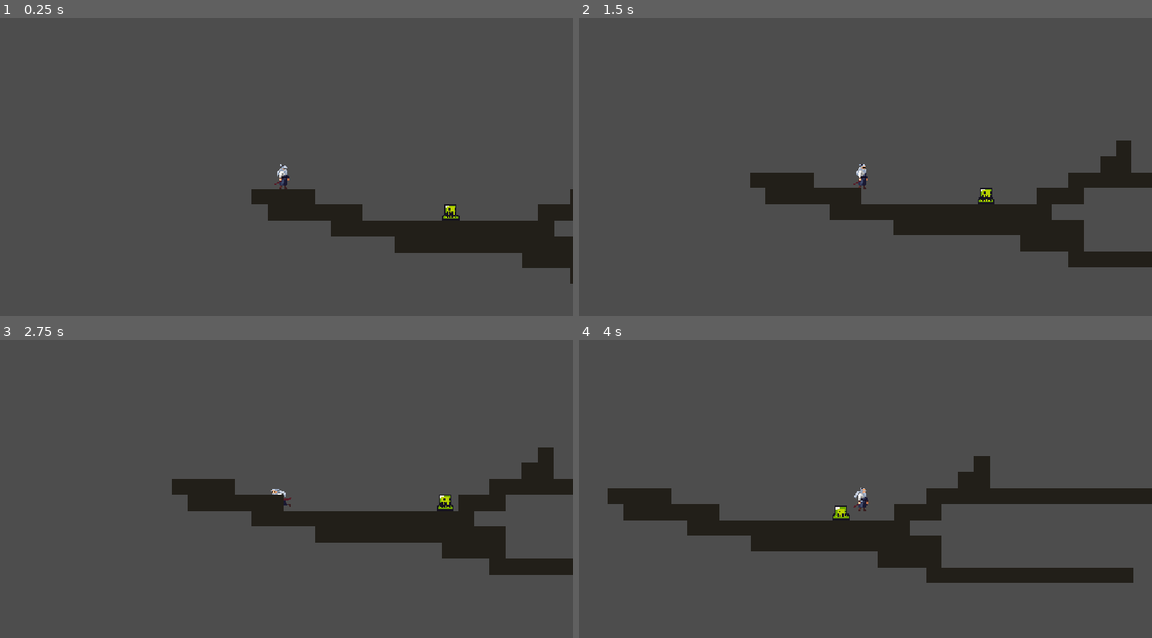
Above: before the commit, frames 1-4 (two rows, left to right).
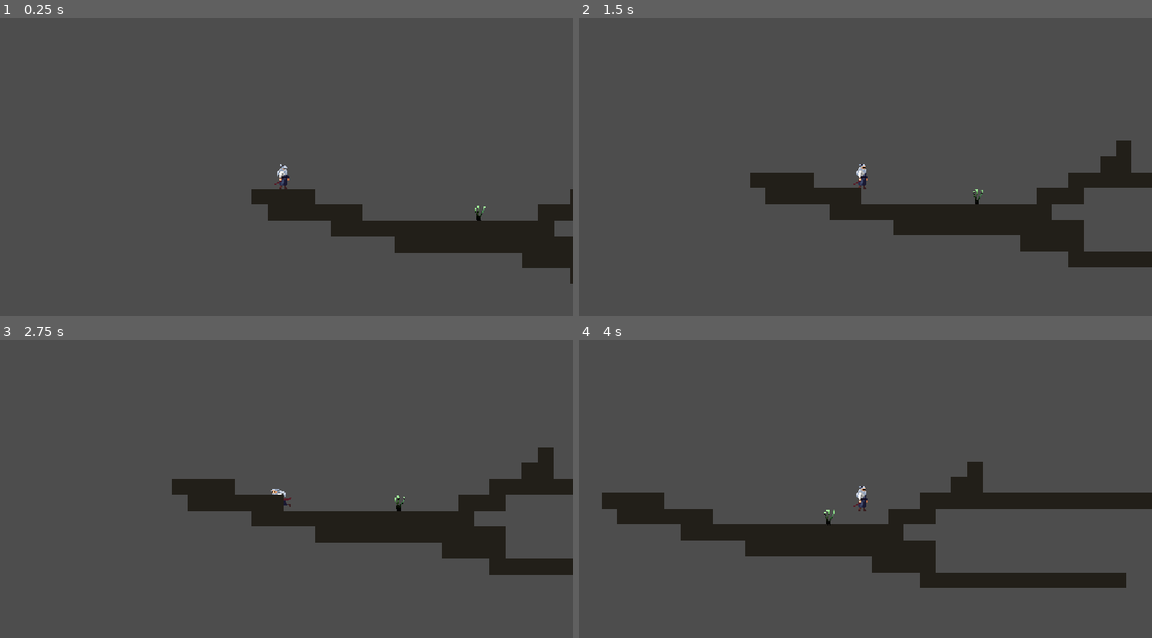
Above: after the commit, the same moments.

Repository: prayaashh/Gameeee
Game: Godot game, scene res://scenes/game.tscn
Two runs of this game, one before a commit and one after it. Both use one fixed random seed, a clock stepped at 60 frames per second and the inputs below.
Inputs:
- Up to frame 1 (0.25 s): no input
- Up to frame 2 (1.5 s): hold Space (attack) 0.53-1.28 s; hold Right (move_right) from 0.53 s (still down); tap Up (jump) at 0.77 s; tap E (interact) at 0.8, 1.35 s
- Up to frame 3 (2.75 s): tap Up (jump) at 1.52 s; tap Space (attack) at 1.55 s; release Right (move_right) at 2.03 s; hold Left (move_left) from 2.03 s (still down); hold Space (attack) from 2.03 s (still down); tap E (interact) at 2.3 s
- Up to frame 4 (4 s): release Left (move_left) at 2.78 s; release Space (attack) at 2.78 s; hold Right (move_right) from 2.78 s (still down); tap D (dash) at 2.85 s; tap Up (jump) at 3.02, 3.77 s; tap Space (attack) at 3.05 s; hold E (interact) from 3.53 s (still down)

The runs differ from the first frame. In frame 1, 0.2% of the frame differs, in the area x 77-85%, y 62-69%; in frame 2, 0.2%; in frame 3, 0.2%; in frame 4, 5.3%, in the area x 4-100%, y 38-84%.

Commit message:
added npc interaction
still broken. have to fix.

Diff:
--- a/project.godot
+++ b/project.godot
@@ -18,6 +18,11 @@
 run/main_scene="uid://e3mjp80eiv4e"
 config/features=PackedStringArray("4.7", "Forward Plus")
 config/icon="res://icon.svg"
+
+[autoload]
+
+GameState="*uid://bj5f33jqx7bbd"
+Dialogue="*uid://cesdcdyru10js"
 
 [display]
 
@@ -61,6 +66,11 @@
 "events": [Object(InputEventKey,"resource_local_to_scene":false,"resource_name":"","device":-1,"window_id":0,"alt_press …(191 unchanged characters)…
 ]
 }
+esc={
+"deadzone": 0.2,
+"events": [Object(InputEventKey,"resource_local_to_scene":false,"resource_name":"","device":-1,"window_id":0,"alt_pressed":false,"shift_pressed":false,"ctrl_pressed":false,"meta_pressed":false,"pressed":false,"keycode":0,"physical_keycode":4194305,"key_label":0,"unicode":0,"location":0,"echo":false,"script":null)
+]
+}
 
 [layer_names]
 
--- /dev/null
+++ b/scenes/dialogue.tscn
@@ -0,0 +1,22 @@
+[gd_scene format=3 uid="uid://cesdcdyru10js"]
+
+[ext_resource type="Script" uid="uid://5qgcgt3vrsgt" path="res://scripts/autoload/dialogue.gd" id="1_jwyou"]
+
+[node name="Dialogue" type="CanvasLayer" unique_id=1589216622]
+script = ExtResource("1_jwyou")
+
+[node name="Panel" type="PanelContainer" parent="." unique_id=1694159951]
+offset_right = 40.0
+offset_bottom = 40.0
+
+[node name="VBoxContainer" type="VBoxContainer" parent="Panel" unique_id=1103689447]
+layout_mode = 2
+
+[node name="NameLabel" type="Label" parent="Panel/VBoxContainer" unique_id=898113825]
+layout_mode = 2
+
+[node name="TextLabel" type="RichTextLabel" parent="Panel/VBoxContainer" unique_id=913278987]
+layout_mode = 2
+
+[node name="ChoiceBox" type="HBoxContainer" parent="Panel/VBoxContainer" unique_id=1432070654]
+layout_mode = 2
--- a/scenes/enemy.tscn
+++ b/scenes/enemy.tscn
@@ -120,4 +120,5 @@
 
 [node name="Death" type="Node" parent="StateMachine" unique_id=1826594282]
 script = ExtResource("8_otmr2")
+death_time = 0.0
 metadata/_custom_type_script = "uid://bunco4vcoitae"
--- a/scenes/game.tscn
+++ b/scenes/game.tscn
@@ -3,6 +3,7 @@
 [ext_resource type="PackedScene" uid="uid://ce7eb4e2ufp4f" path="res://scenes/player.tscn" id="1_uwrxv"]
 [ext_resource type="PackedScene" uid="uid://c4akv5ilf6lkj" path="res://scenes/tile_map.tscn" id="2_yqjtg"]
 [ext_resource type="PackedScene" uid="uid://dby74y8lq45rq" path="res://scenes/enemy.tscn" id="3_lnu2h"]
+[ext_resource type="PackedScene" uid="uid://buloxfco1r84r" path="res://scenes/npc.tscn" id="4_lbhrr"]
 
 [node name="game" type="Node2D" unique_id=1132625164]
 
@@ -14,8 +15,8 @@
 [node name="TileMap" parent="." unique_id=65298574 instance=ExtResource("2_yqjtg")]
 layer_0/tile_data = PackedInt32Array(131071, 65537, 1, 65536, 65537, 1, 65537, 65537, 1, 65538, 65537, 1, 131075, 65537 …(1502 unchanged characters)…
 
-[node name="enemy" parent="." unique_id=577694641 instance=ExtResource("3_lnu2h")]
-position = Vector2(353, 66)
-
 [node name="enemy2" parent="." unique_id=736087676 instance=ExtResource("3_lnu2h")]
 position = Vector2(1315, 22)
+
+[node name="NPC" parent="." unique_id=1255174449 instance=ExtResource("4_lbhrr")]
+position = Vector2(421, 80)
--- /dev/null
+++ b/scenes/npc.tscn
@@ -0,0 +1,39 @@
+[gd_scene format=3 uid="uid://buloxfco1r84r"]
+
+[ext_resource type="Script" uid="uid://jg8ip6bkyltr" path="res://scripts/npc_scripts/npc.gd" id="1_nh2m4"]
+[ext_resource type="Texture2D" uid="uid://c5j31brbb2xos" path="res://assets/Sprites/Plant5_00000.png" id="2_abqhh"]
+
+[sub_resource type="SpriteFrames" id="SpriteFrames_abqhh"]
+animations = [{
+"frames": [{
+"duration": 1.0,
+"texture": ExtResource("2_abqhh")
+}],
+"loop": 1,
+"name": &"default",
+"speed": 5.0
+}]
+
+[sub_resource type="RectangleShape2D" id="RectangleShape2D_rv78h"]
+size = Vector2(160.5, 64.5)
+
+[node name="NPC" type="Node2D" unique_id=1255174449]
+script = ExtResource("1_nh2m4")
+
+[node name="AnimatedSprite2D" type="AnimatedSprite2D" parent="." unique_id=253022725]
+position = Vector2(4, 2.0000076)
+scale = Vector2(0.087890655, 0.06835934)
+sprite_frames = SubResource("SpriteFrames_abqhh")
+
+[node name="InteractZone" type="Area2D" parent="." unique_id=744824699]
+collision_layer = 0
+
+[node name="CollisionShape2D" type="CollisionShape2D" parent="InteractZone" unique_id=1739214973]
+position = Vector2(3, -5)
+shape = SubResource("RectangleShape2D_rv78h")
+
+[node name="Prompt" type="Label" parent="." unique_id=764784531]
+offset_left = -20.0
+offset_top = -58.0
+offset_right = 27.0
+offset_bottom = 87.0
--- a/scenes/player.tscn
+++ b/scenes/player.tscn
@@ -12,6 +12,7 @@
 [ext_resource type="Script" uid="uid://cpuhvrnhto8kr" path="res://scripts/player_scripts/fall.gd" id="8_y4r1p"]
 [ext_resource type="Script" uid="uid://b1r6o3ywrefwl" path="res://scripts/player_scripts/attack.gd" id="9_3v2ag"]
 [ext_resource type="Script" uid="uid://c4ms4w1aar7ci" path="res://scripts/player_scripts/hurt.gd" id="12_3v2ag"]
+[ext_resource type="Script" uid="uid://bgsfu3cuomndi" path="res://scripts/player_scripts/talk.gd" id="13_jej6c"]
 
 [sub_resource type="AtlasTexture" id="AtlasTexture_f1ej7"]
 atlas = ExtResource("3_d2wvv")
@@ -513,7 +514,7 @@
 height = 38.0
 
 [sub_resource type="RectangleShape2D" id="RectangleShape2D_xhi7u"]
-size = Vector2(43, 31)
+size = Vector2(51.5, 31)
 
 [node name="player" type="CharacterBody2D" unique_id=441232831]
 collision_mask = 2
@@ -535,7 +536,7 @@
 collision_mask = 4
 
 [node name="CollisionShape2D" type="CollisionShape2D" parent="AttackHitbox" unique_id=392024344]
-position = Vector2(15, 0)
+position = Vector2(19.25, 0)
 shape = SubResource("RectangleShape2D_xhi7u")
 
 [node name="StateMachine" type="Node" parent="." unique_id=1735366348 node_paths=PackedStringArray("actor", "initial_state")]
@@ -570,3 +571,7 @@
 [node name="Hurt" type="Node" parent="StateMachine" unique_id=1898077519]
 script = ExtResource("12_3v2ag")
 metadata/_custom_type_script = "uid://85t1c260hdhe"
+
+[node name="Talk" type="Node" parent="StateMachine" unique_id=1487387326]
+script = ExtResource("13_jej6c")
+metadata/_custom_type_script = "uid://85t1c260hdhe"
--- /dev/null
+++ b/scripts/autoload/dialogue.gd
@@ -0,0 +1,88 @@
+extends CanvasLayer
+
+signal closed
+signal _step(value: int)      # -1 = cancelled, 0 = advance, 0+ = chosen option
+
+@export var chars_per_second := 40.0
+
+@onready var panel: Control = $Panel
+@onready var name_label: Label = $Panel/VBoxContainer/NameLabel
+@onready var text_label: RichTextLabel = $Panel/VBoxContainer/TextLabel
+@onready var choice_box: HBoxContainer = $Panel/VBoxContainer/ChoiceBox
+
+var active := false
+var choosing := false
+var tween: Tween
+
+func _ready() -> void:
+	panel.hide()
+	choice_box.hide()
+
+# Shows lines one by one. Returns true if all were read, false if the player pressed esc.
+func say(speaker: String, lines: Array) -> bool:
+	active = true
+	name_label.text = speaker
+	panel.show()
+	for line in lines:
+		_show_line(line)
+		if await _step == -1:
+			return false
+	return true
+
+# Shows a question with buttons. Returns the chosen index, or -1 if cancelled.
+func choose(speaker: String, question: String, options: Array) -> int:
+	active = true
+	choosing = true
+	name_label.text = speaker
+	panel.show()
+	text_label.text = question
+	text_label.visible_ratio = 1.0
+
+	for i in options.size():
+		var b := Button.new()
+		b.text = options[i]
+		b.pressed.connect(func(): _step.emit(i))
+		choice_box.add_child(b)
+	choice_box.show()
+	choice_box.get_child(0).grab_focus.call_deferred()   # left/right arrows move between buttons
+
+	var result: int = await _step
+	choosing = false
+	choice_box.hide()
+	for c in choice_box.get_children():
+		c.queue_free()
+	return result
+
+func close() -> void:
+	active = false
+	choosing = false
+	panel.hide()
+	closed.emit()
+
+func _show_line(line: String) -> void:
+	text_label.text = line
+	text_label.visible_ratio = 0.0
+	if tween:
+		tween.kill()
+	tween = create_tween()
+	tween.tween_property(text_label, "visible_ratio", 1.0, line.length() / chars_per_second)
+
+func _unhandled_input(event: InputEvent) -> void:
+	if not active:
+		return
+	if event.is_action_pressed("esc"):
+		get_viewport().set_input_as_handled()
+		if tween:
+			tween.kill()
+		_step.emit(-1)
+	elif event.is_action_pressed("attack"):
+		get_viewport().set_input_as_handled()
+		if choosing:
+			var focused := get_viewport().gui_get_focus_owner()
+			if focused is Button:
+				focused.pressed.emit()      # attack confirms the highlighted button
+		elif text_label.visible_ratio < 1.0:
+			tween.kill()                    # first press finishes typing
+			text_label.visible_ratio = 1.0
+		else:
+			_step.emit(0)                   # second press goes to the next line
--- /dev/null
+++ b/scripts/autoload/game_state.gd
@@ -0,0 +1,9 @@
+extends Node
+
+var flags := {}
+
+func set_flag(key: String, value: bool = true) -> void:
+	flags[key] = value
+
+func has_flag(key: String) -> bool:
+	return flags.get(key, false)
--- /dev/null
+++ b/scripts/npc_scripts/npc.gd
@@ -0,0 +1,61 @@
+class_name NPC
+extends Node2D
+
+@export var npc_name := "Villager"
+@export var dialogue: Array[String] = ["Hello, traveller."]
+
+@export_group("Choice (optional)")
+@export var question := ""                       # leave empty for no choice
+@export var options: Array[String] = ["Accept", "Decline"]
+@export var accept_lines: Array[String] = []
+@export var decline_lines: Array[String] = []
+@export var flag_name := ""                      # set when you accept, e.g. "lantern_quest"
+@export var repeat_lines: Array[String] = []     # said when you talk to them again after accepting
+
+@export_group("Reaction to another NPC's quest (optional)")
+@export var react_flag := ""                     # e.g. "lantern_quest"
+@export var react_lines: Array[String] = []
+
+@onready var prompt: Label = $Prompt
+var player: Player = null
+
+func _ready() -> void:
+	prompt.hide()
+	$InteractZone.body_entered.connect(_on_enter)
+	$InteractZone.body_exited.connect(_on_exit)
+
+func _on_enter(body: Node2D) -> void:
+	if body is Player:
+		player = body
+		prompt.show()
+
+func _on_exit(body: Node2D) -> void:
+	if body == player:
+		player = null
+		prompt.hide()
+
+func _unhandled_input(event: InputEvent) -> void:
+	if player == null or Dialogue.active or not event.is_action_pressed("interact"):
+		return
+	get_viewport().set_input_as_handled()
+	_talk()
+
+func _talk() -> void:
+	prompt.hide()
+	player.machine.change_state(&"Talk")
+
+	if react_flag != "" and GameState.has_flag(react_flag) and not react_lines.is_empty():
+		await Dialogue.say(npc_name, react_lines)
+	elif flag_name != "" and GameState.has_flag(flag_name) and not repeat_lines.is_empty():
+		await Dialogue.say(npc_name, repeat_lines)
+	elif await Dialogue.say(npc_name, dialogue) and question != "":
+		var pick := await Dialogue.choose(npc_name, question, options)
+		if pick == 0:
+			if flag_name != "":
+				GameState.set_flag(flag_name)
+			await Dialogue.say(npc_name, accept_lines)
+		elif pick == 1:
+			await Dialogue.say(npc_name, decline_lines)
+
+	Dialogue.close()
+	prompt.visible = player != null
--- a/scripts/player_scripts/dash.gd
+++ b/scripts/player_scripts/dash.gd
@@ -15,6 +15,8 @@
 func physics_update(delta: float) -> void:
 	time_left -= delta
 	player.move_and_slide()
+	if Input.is_action_just_pressed("attack"):
+		machine.change_state(&"Attack")
 	if time_left <= 0.0:
 		machine.change_state(&"Idle" if player.is_on_floor() else &"Fall")
 
--- /dev/null
+++ b/scripts/player_scripts/talk.gd
@@ -0,0 +1,19 @@
+extends PlayerState
+
+func enter(_previous: StringName) -> void:
+	player.velocity.x = 0.0
+	player.play(&"idle")
+	Dialogue.closed.connect(_on_closed, CONNECT_ONE_SHOT)
+
+func physics_update(delta: float) -> void:
+	player.apply_gravity(delta)
+	player.move_and_slide()
+
+func _on_closed() -> void:
+	# short pause so the key press that closed the dialogue doesn't trigger a sword swing
+	await get_tree().create_timer(0.1).timeout
+	machine.change_state(&"Idle")
+
+func exit() -> void:
+	if Dialogue.closed.is_connected(_on_closed):
+		Dialogue.closed.disconnect(_on_closed)
Binary file added: assets/Sprites/Plant5_00000.png
Not shown, added: assets/Sprites/Plant5_00000.png.import
Not shown, added: scripts/autoload/dialogue.gd.uid
Not shown, added: scripts/autoload/game_state.gd.uid
Not shown, added: scripts/npc_scripts/npc.gd.uid
Not shown, added: scripts/player_scripts/talk.gd.uid
